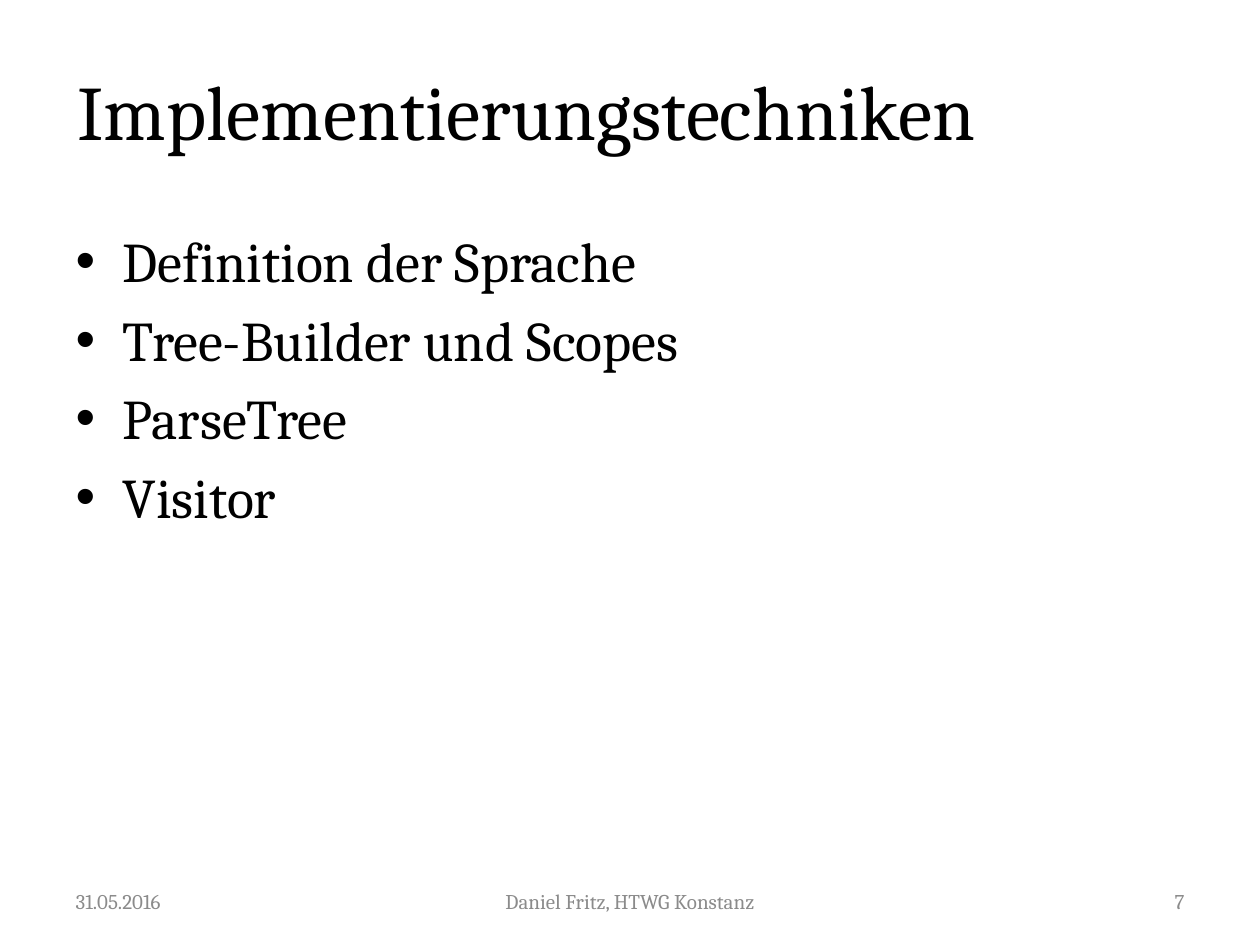
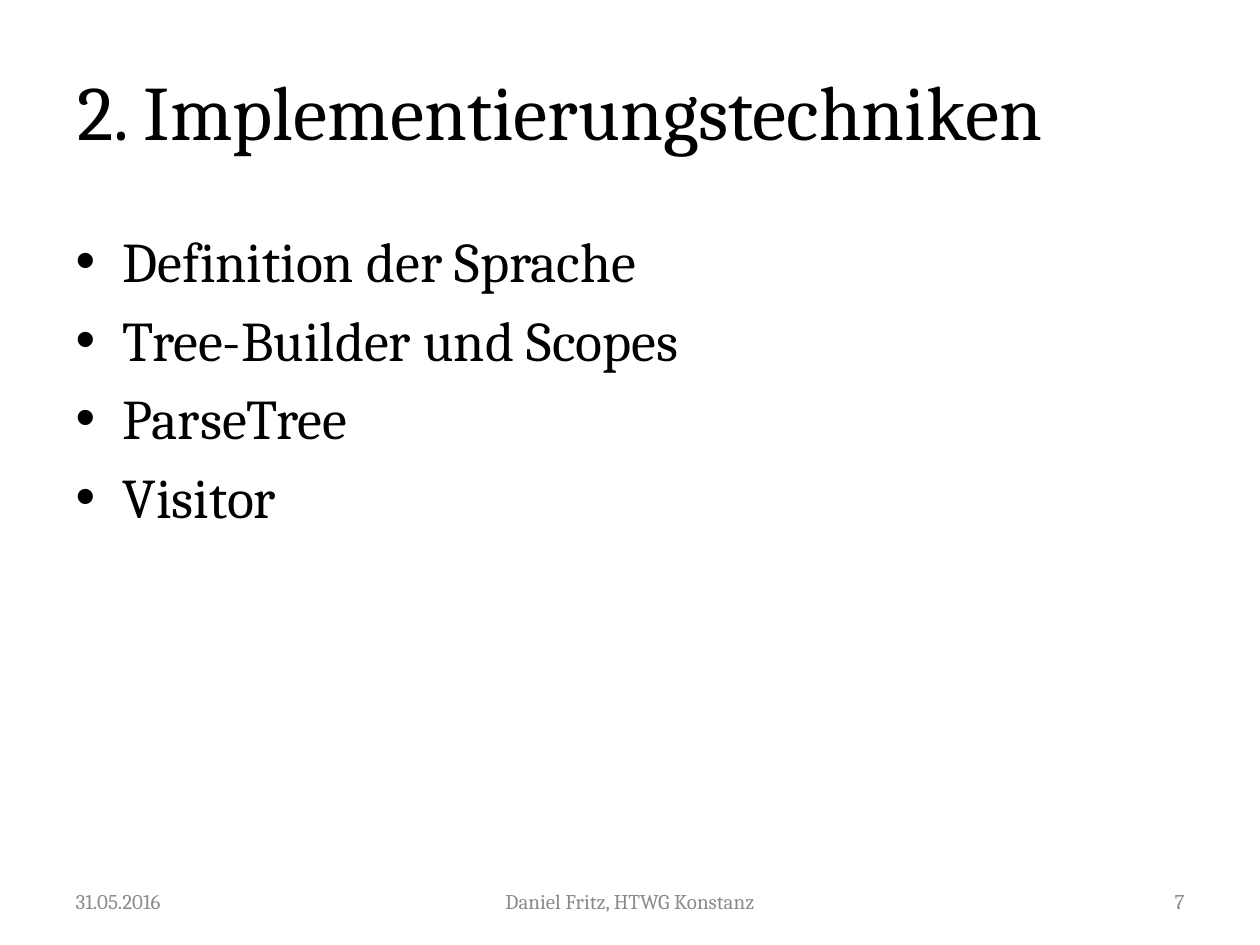
Before and after one commit to Guldenbart/MA, a slide deck: slide 7 of ppt/MA_neu.pptx. Drawn at 1260x945 pixels with LibreOffice and Linux fonts; fonts in the diff are those of the drawing. Boxes give left, top, right and bottom in pixels: in the first picture for what was removed or moved away, otherwise in the second. Text is boxed around its words. In the diff, an @@ line names an element or a change of style, - is before the commit and + after.

```diff
--- a/ppt/MA_neu.pptx
+++ b/ppt/MA_neu.pptx
@@ title at (77,86,1042,157): text changed @@
-Implementierungstechniken
+2. Implementierungstechniken
```
Also in this commit, not shown: 1 other slide changed, 1 slide added.
